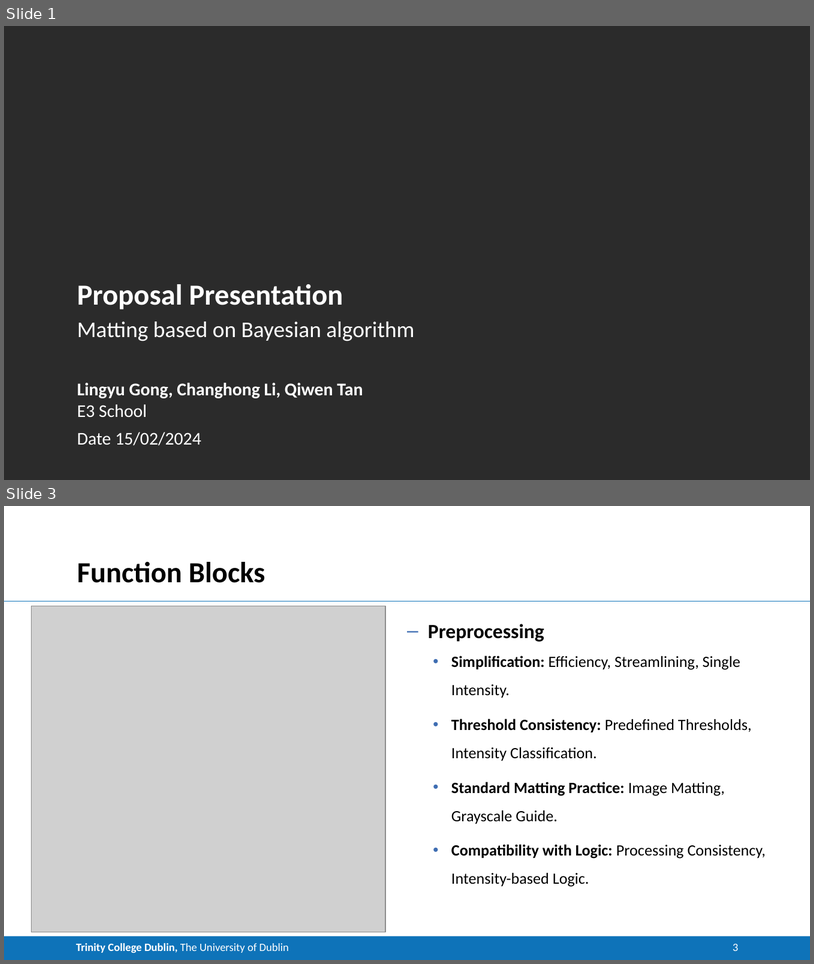
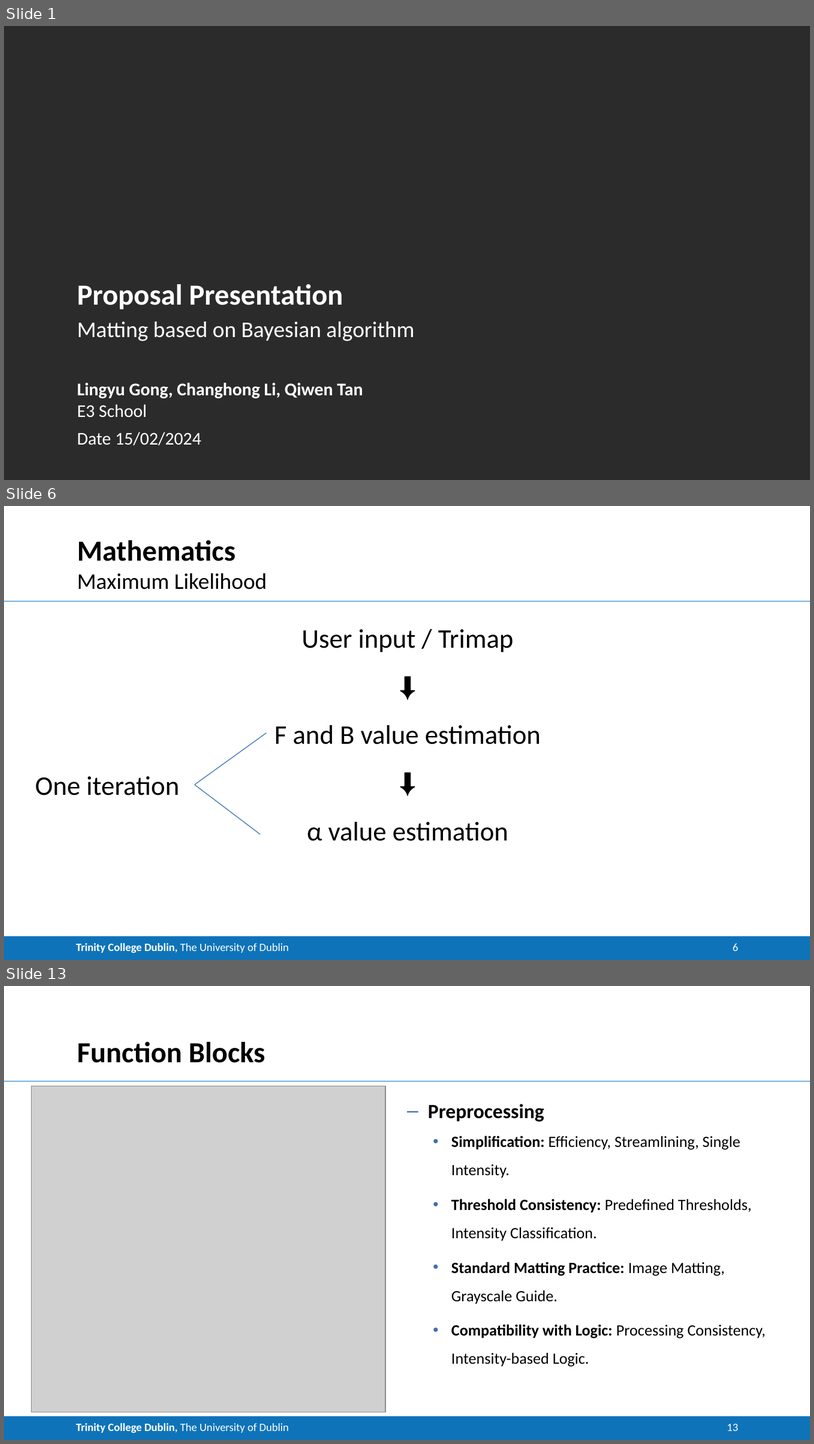
Before and after one commit to CNStanLee/CM_Matting, a slide deck: 002Matlab Project/Project.pptx. Shown one above the other, each under a label of ours: slides 1 and 3 before the commit, slides 1, 6 and 13 after it; the slides between them are not shown. The pictures are 814x964 and 814x1444 pixels, drawn with LibreOffice and Linux fonts; fonts in the diff are those of the drawing; grey boxes stand for pictures; background and template pictures are left out; a plain dark background stands for a picture behind light text. Boxes give left, top, right and bottom in pixels: in the first picture for what was removed or moved away, otherwise in the second. Text is boxed around its words. In the diff, an @@ line names an element or a change of style, - is before the commit and + after.

```diff
--- a/002Matlab Project/Project.pptx
+++ b/002Matlab Project/Project.pptx
@@ slide 6 added at <box>4,506,810,960</box>, background #FFFFFF; not listed: 2 template elements that a slide beside it also shows @@
@@ title added at <box>77,540,236,561</box>, 26 pt, text #000000, bold @@
+Mathematics
@@ text added at <box>77,573,267,589</box>, 20 pt, text #000000 @@
+Maximum Likelihood
@@ text added at <box>275,629,541,841</box>, 24 pt, text #000000 @@
+User input / Trimap
+⬇️
+F and B value estimation
+⬇️
+α value estimation
@@ line added from (266, 733) to (194, 784), #4B7EBC 0.75 pt @@
@@ text added at <box>35,776,179,795</box>, 24 pt, text #000000 @@
+One iteration
@@ line added from (194, 784) to (260, 834), #4B7EBC 0.75 pt @@
@@ page number added at <box>733,943,738,951</box>, 10 pt, text #FFFFFF @@
+6
@@ what was slide 3 is now slide 13 @@
@@ page number at <box>727,1423,738,1431</box>: text changed @@
-3
+13
```
Also in this commit, not shown: 1 slide changed, 9 other slides added, 4 other files.
